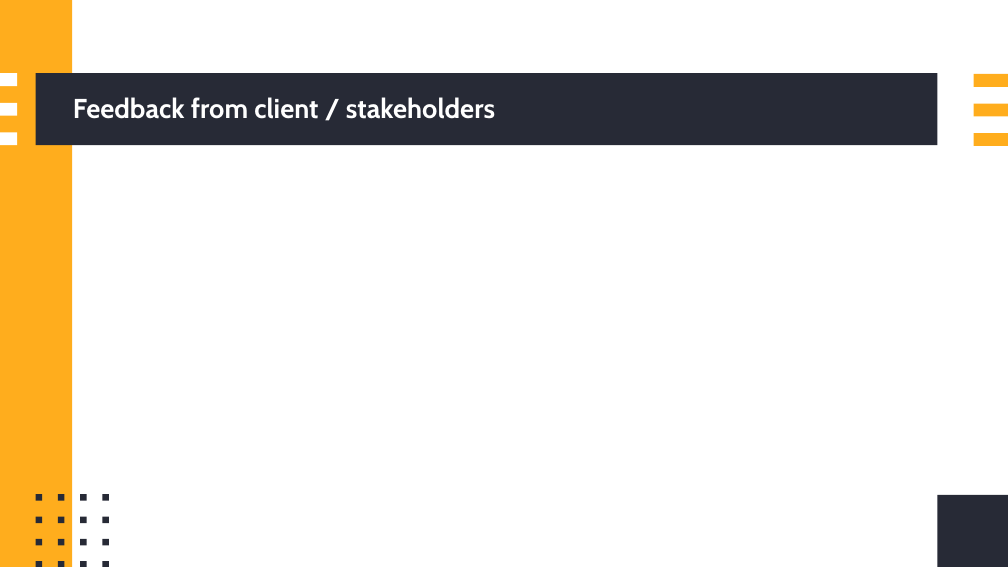
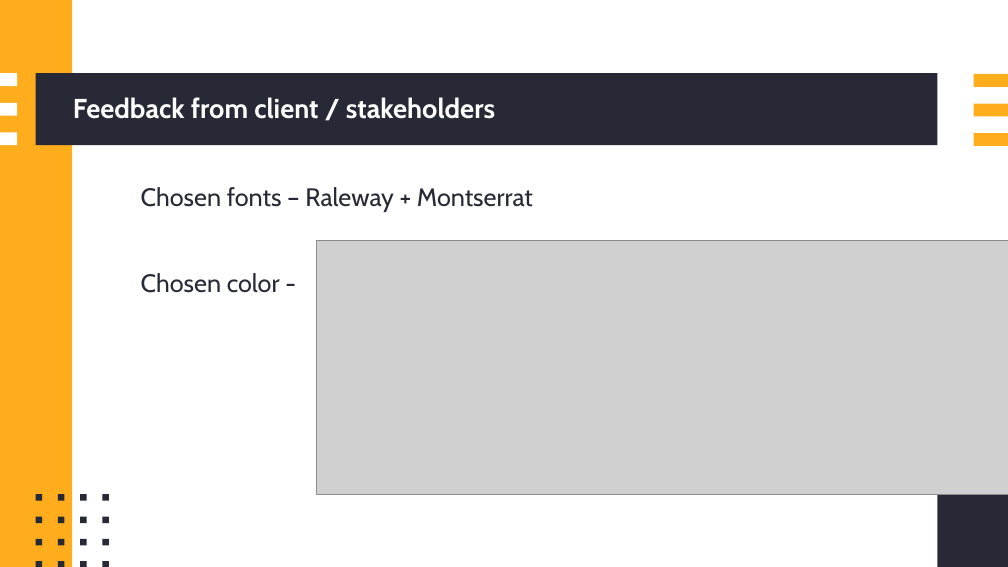
Before and after one commit to callumc20171/3.4-Assessment, a slide deck: slide 19 of 3.4 Assessment Resources/3.4 portfolio - Callum Cooper.pptx. Drawn at 1008x567 pixels with LibreOffice and Linux fonts; fonts in the diff are those of the drawing; grey boxes stand for pictures. Boxes give left, top, right and bottom in pixels: in the first picture for what was removed or moved away, otherwise in the second. Text is boxed around its words. In the diff, an @@ line names an element or a change of style, - is before the commit and + after.

```diff
--- a/3.4 Assessment Resources/3.4 portfolio - Callum Cooper.pptx
+++ b/3.4 Assessment Resources/3.4 portfolio - Callum Cooper.pptx
@@ text added at (141, 187, 533, 293), 24 pt, text #272A36 @@
+Chosen fonts – Raleway + Montserrat
+Chosen color -
@@ picture added at (316, 240, 1008, 495) @@
```
Also in this commit, not shown: 1 other slide changed, 1 slide added, 6 other files.
